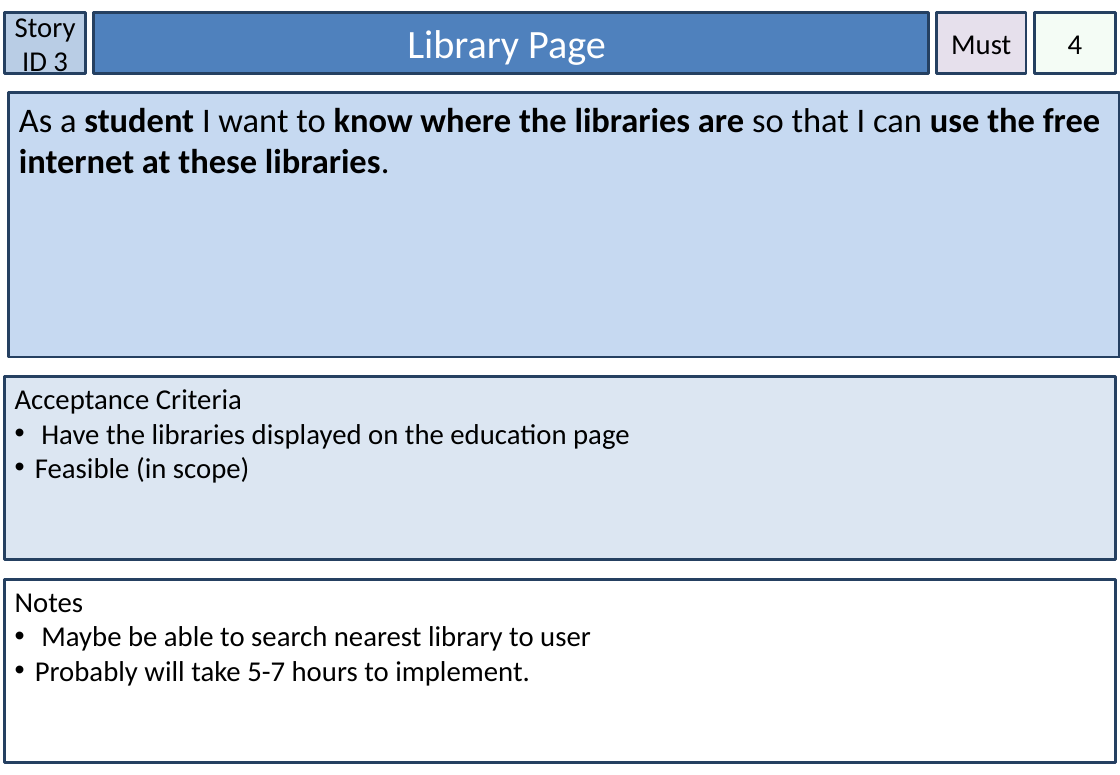
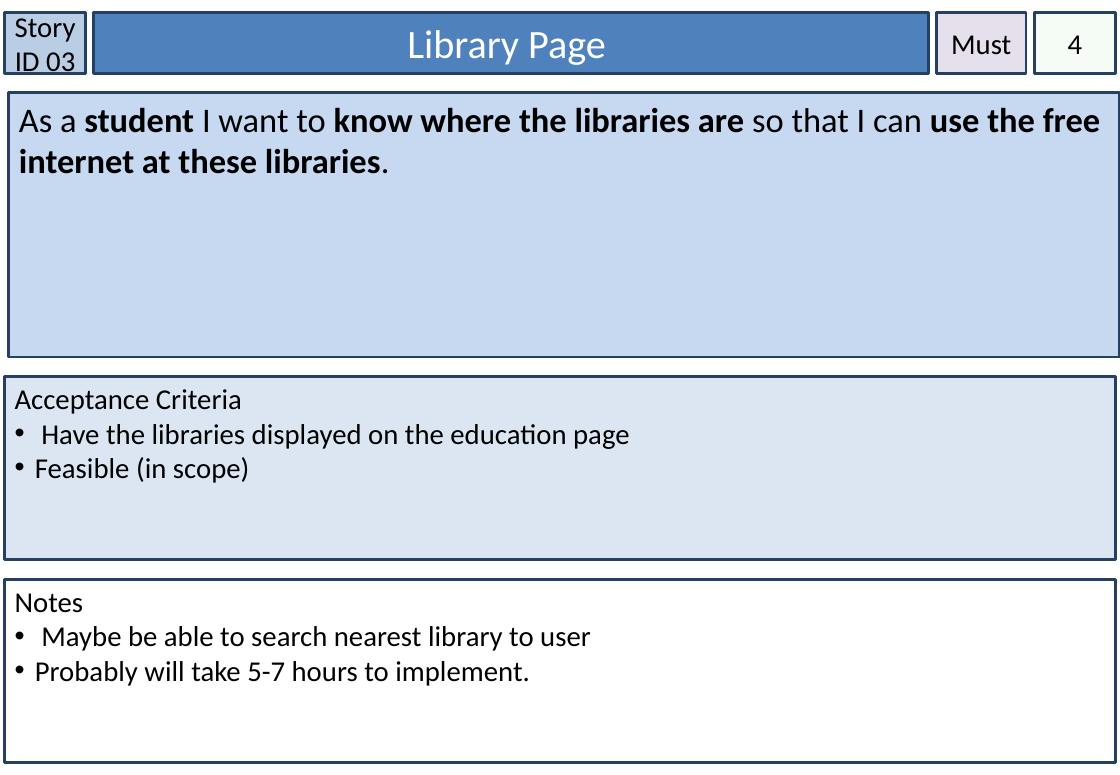
Before and after one commit to amckellar28/I-am-the-Scrub-Master, a slide deck: slide 4 of User_Stories_Reviewed.pptx. Drawn at 1120x775 pixels with LibreOffice and Linux fonts; fonts in the diff are those of the drawing. Boxes give left, top, right and bottom in pixels: in the first picture for what was removed or moved away, otherwise in the second. Text is boxed around its words. In the diff, an @@ line names an element or a change of style, - is before the commit and + after.

```diff
--- a/User_Stories_Reviewed.pptx
+++ b/User_Stories_Reviewed.pptx
@@ text in rectangle at (15, 13, 76, 78): text changed @@
-Story ID 3
+Story ID 03
```
Also in this commit, not shown: 12 other slides changed, 3 other files.
